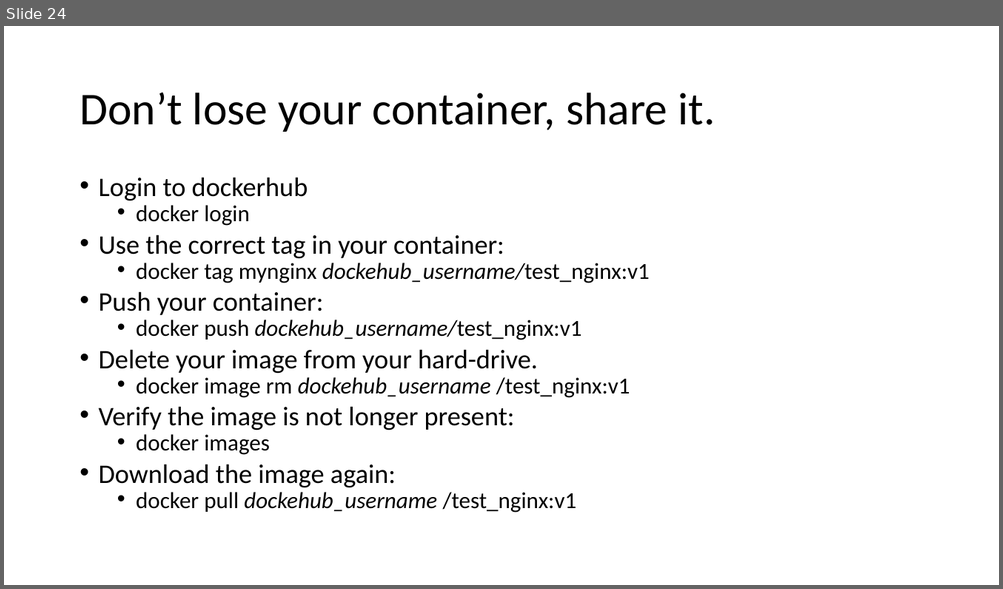
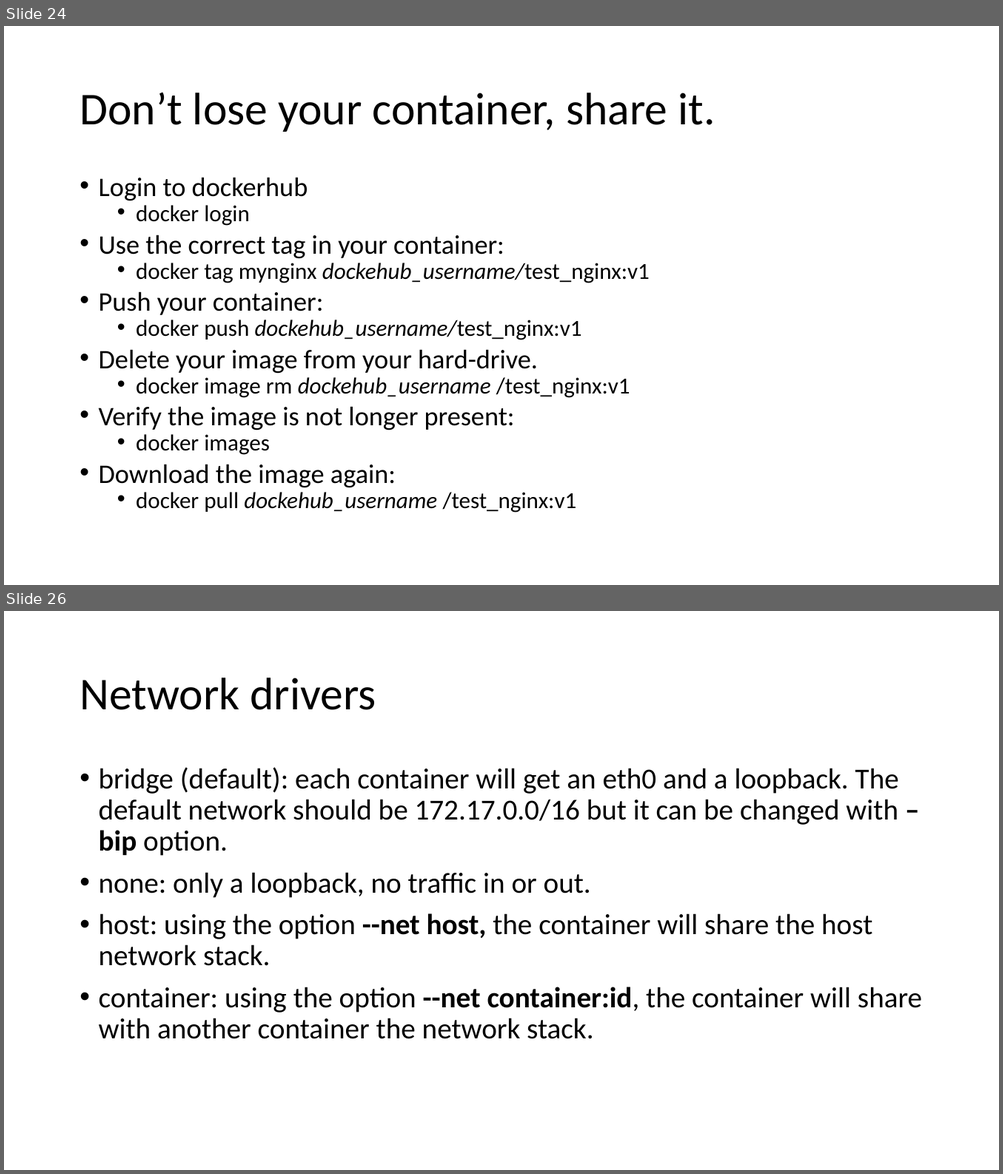
Before and after one commit to rogerscuall/docker-presentation, a slide deck: Docker presentation.pptx. Shown one above the other, each under a label of ours: slide 24 before the commit, slides 24 and 26 after it; the slides between them are not shown. The pictures are 1003x589 and 1003x1174 pixels, drawn with LibreOffice and Linux fonts; fonts in the diff are those of the drawing. Boxes give left, top, right and bottom in pixels: in the first picture for what was removed or moved away, otherwise in the second. Text is boxed around its words. In the diff, an @@ line names an element or a change of style, - is before the commit and + after.

Commit message:
adding network and starting with storage. Volumes are ready binds are not.

```diff
--- a/Docker presentation.pptx
+++ b/Docker presentation.pptx
@@ slide 26 added at (4, 611, 999, 1170), background #FFFFFF @@
@@ title added at (79, 678, 375, 710), 44 pt, text #000000 @@
+Network drivers
@@ text added at (99, 767, 922, 1039), 28 pt, text #000000 @@
+• bridge (default): each container will get an eth0 and a loopback. The default network should be 172.17.0.0/16 but it can be changed with –bip option.
+• none: only a loopback, no traffic in or out.
+• host: using the option --net host, the container will share the host network stack.
+• container: using the option --net container:id, the container will share with another container the network stack.
```
Also in this commit, not shown: 6 other slides added, 1 slide removed, 3 other files.
